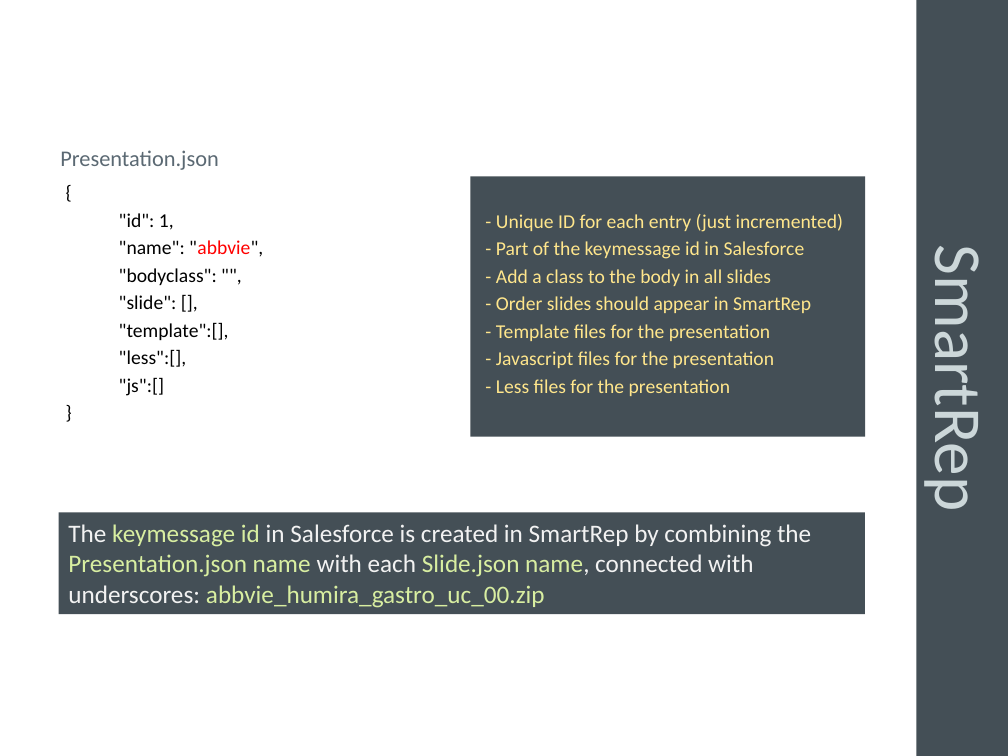
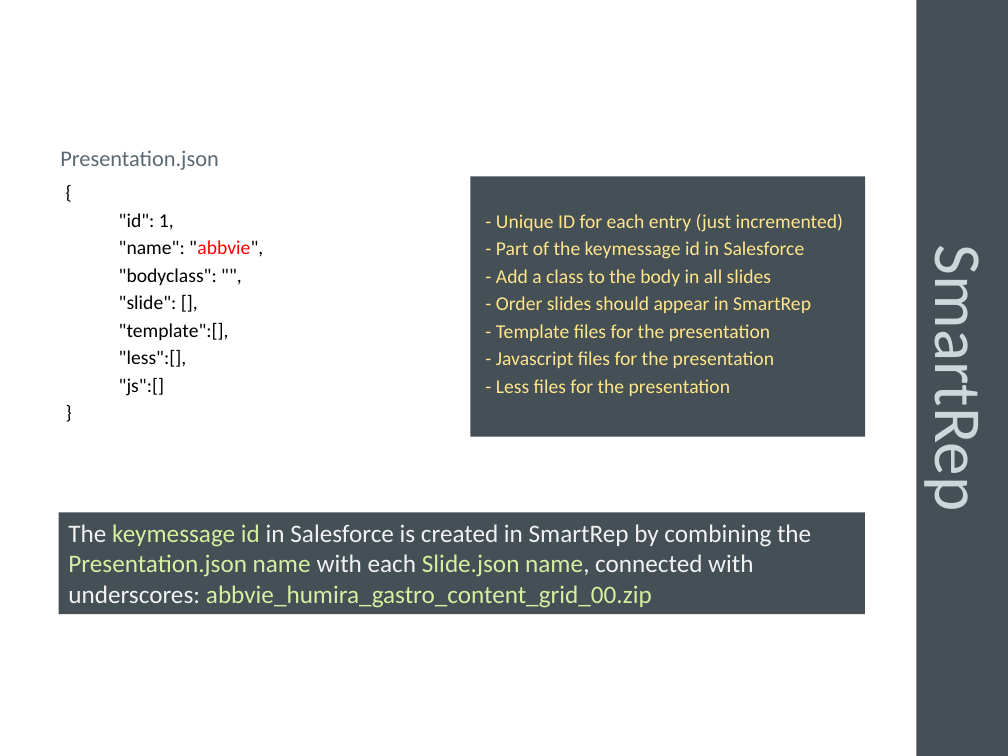
Before and after one commit to JAhaber/ISASetupPresentation, a slide deck: slide 4 of Setup Guide.pptx. Drawn at 1008x756 pixels with LibreOffice and Linux fonts; fonts in the diff are those of the drawing; background and template pictures are left out. Boxes give left, top, right and bottom in pixels: in the first picture for what was removed or moved away, otherwise in the second. Text is boxed around its words. In the diff, an @@ line names an element or a change of style, - is before the commit and + after.

```diff
--- a/Setup Guide.pptx
+++ b/Setup Guide.pptx
@@ text in rectangle at [68, 524, 811, 608]: text changed; text colour #F2F2F2 to #D8EEA1 @@
-The keymessage id in Salesforce is created in SmartRep by combining the Presentation.json name with each Slide.json name, connected with underscores: abbvie_humira_gastro_uc_00.zip
+The keymessage id in Salesforce is created in SmartRep by combining the Presentation.json name with each Slide.json name, connected with underscores: abbvie_humira_gastro_content_grid_00.zip
```
Also in this commit, not shown: 2 other slides changed, 11 slides added, 5 other files.
